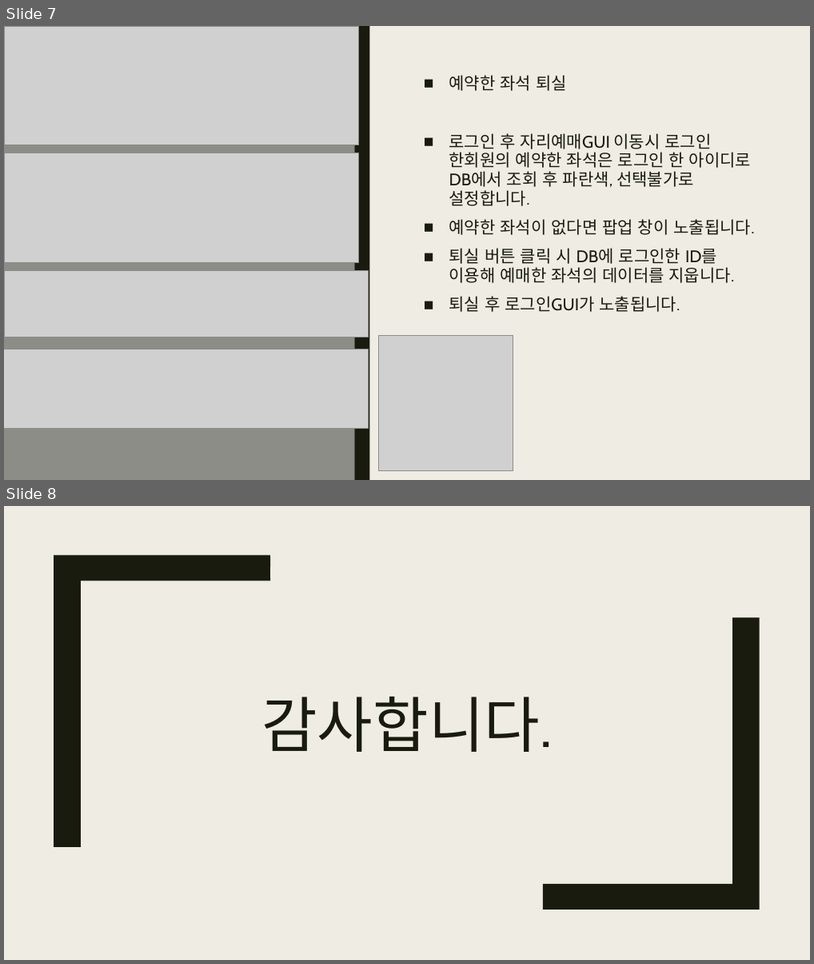
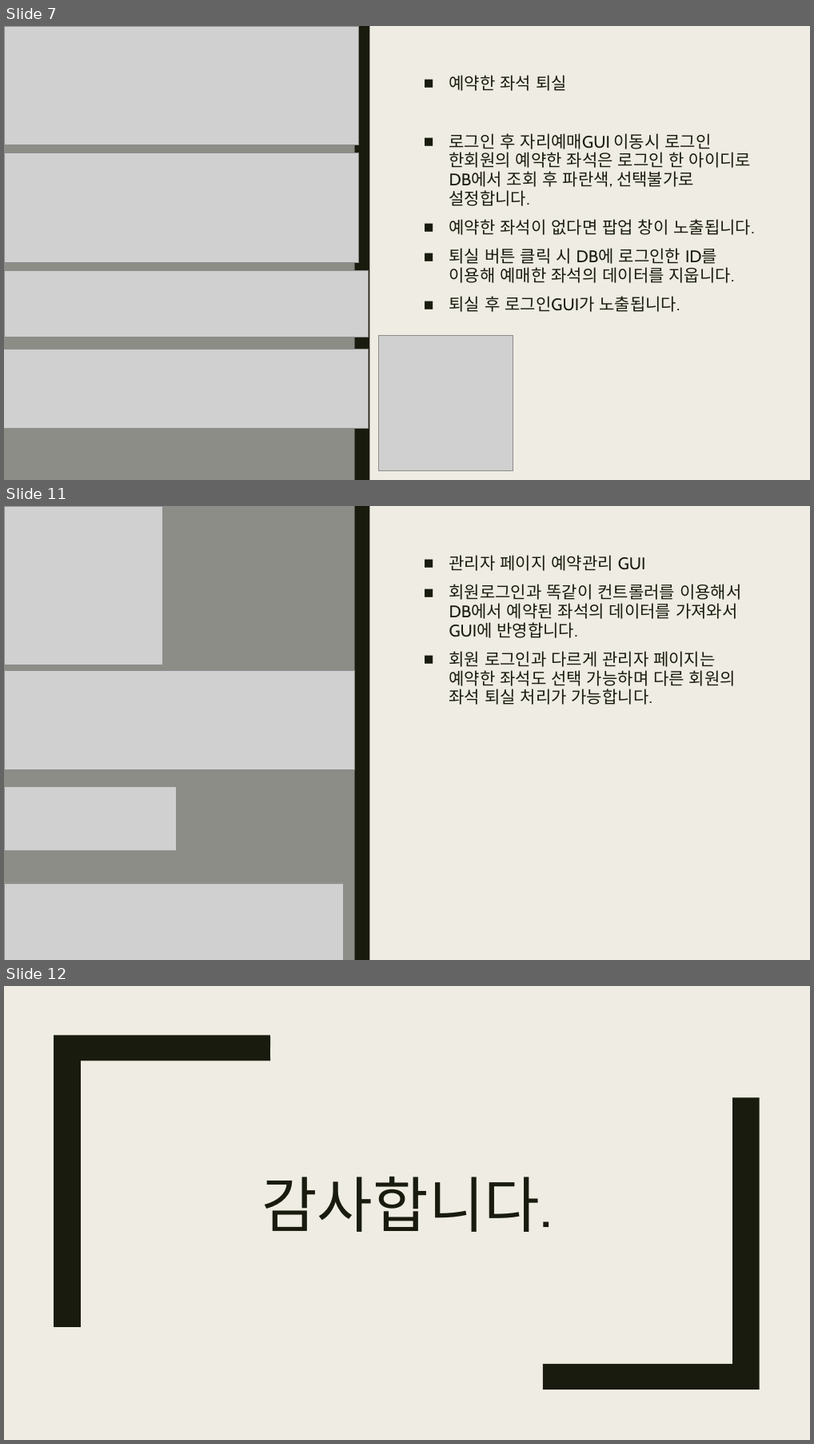
Before and after one commit to lyeop/team, a slide deck: 자바 회원가입 자리예매ppt.pptx. Shown one above the other, each under a label of ours: slides 7 and 8 before the commit, slides 7, 11 and 12 after it; the slides between them are not shown. The pictures are 814x964 and 814x1444 pixels, drawn with LibreOffice and Linux fonts; fonts in the diff are those of the drawing; grey boxes stand for pictures. Boxes give left, top, right and bottom in pixels: in the first picture for what was removed or moved away, otherwise in the second. Text is boxed around its words. In the diff, an @@ line names an element or a change of style, - is before the commit and + after.

Commit message:
자바 관리자GUI PPT 추가
자바 관리자GUI PPT 추가

```diff
--- a/자바 회원가입 자리예매ppt.pptx
+++ b/자바 회원가입 자리예매ppt.pptx
@@ slide 11 added at [4, 506, 810, 960], background #EFEDE3; not listed: 2 template elements that a slide beside it also shows @@
@@ picture added at [4, 506, 163, 665] @@
@@ text added at [450, 555, 742, 704], 20 pt, text #191B0E @@
+■ 관리자 페이지 예약관리 GUI
+■ 회원로그인과 똑같이 컨트롤러를 이용해서 DB에서 예약된 좌석의 데이터를 가져와서 GUI에 반영합니다.
+■ 회원 로그인과 다르게 관리자 페이지는 예약한 좌석도 선택 가능하며 다른 회원의 좌석 퇴실 처리가 가능합니다.
@@ picture added at [4, 671, 355, 770] @@
@@ picture added at [4, 787, 177, 850] @@
@@ picture added at [4, 883, 344, 960] @@
@@ what was slide 8 is now slide 12 @@
```
Also in this commit, not shown: 3 other slides added.
